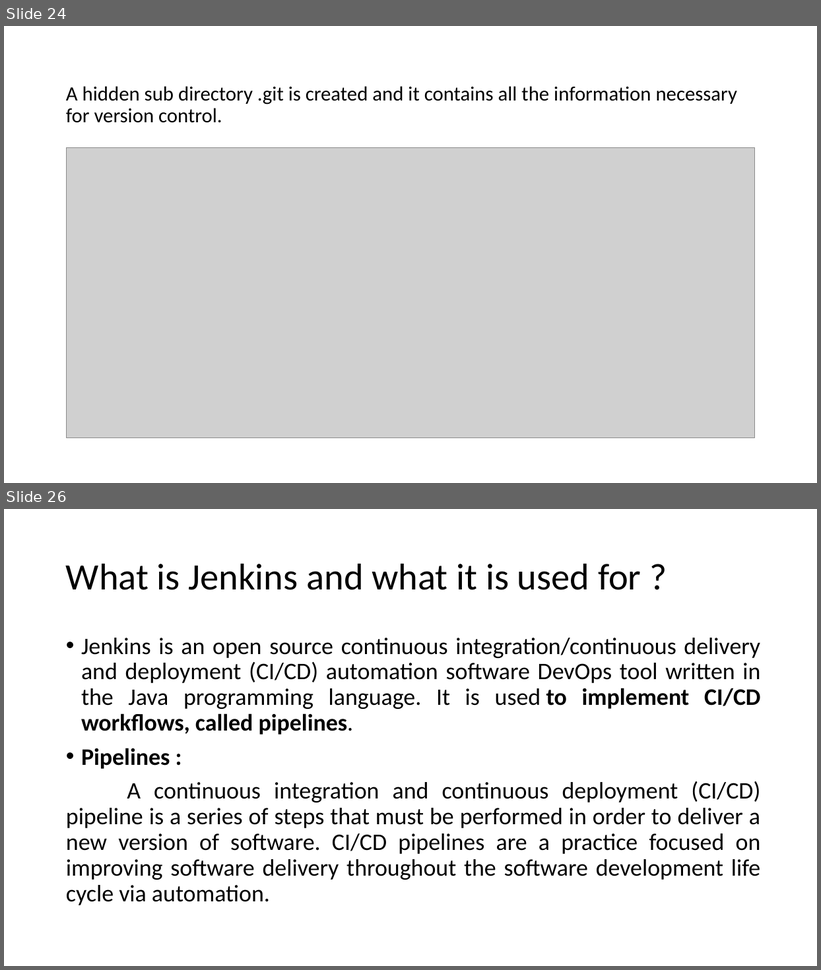
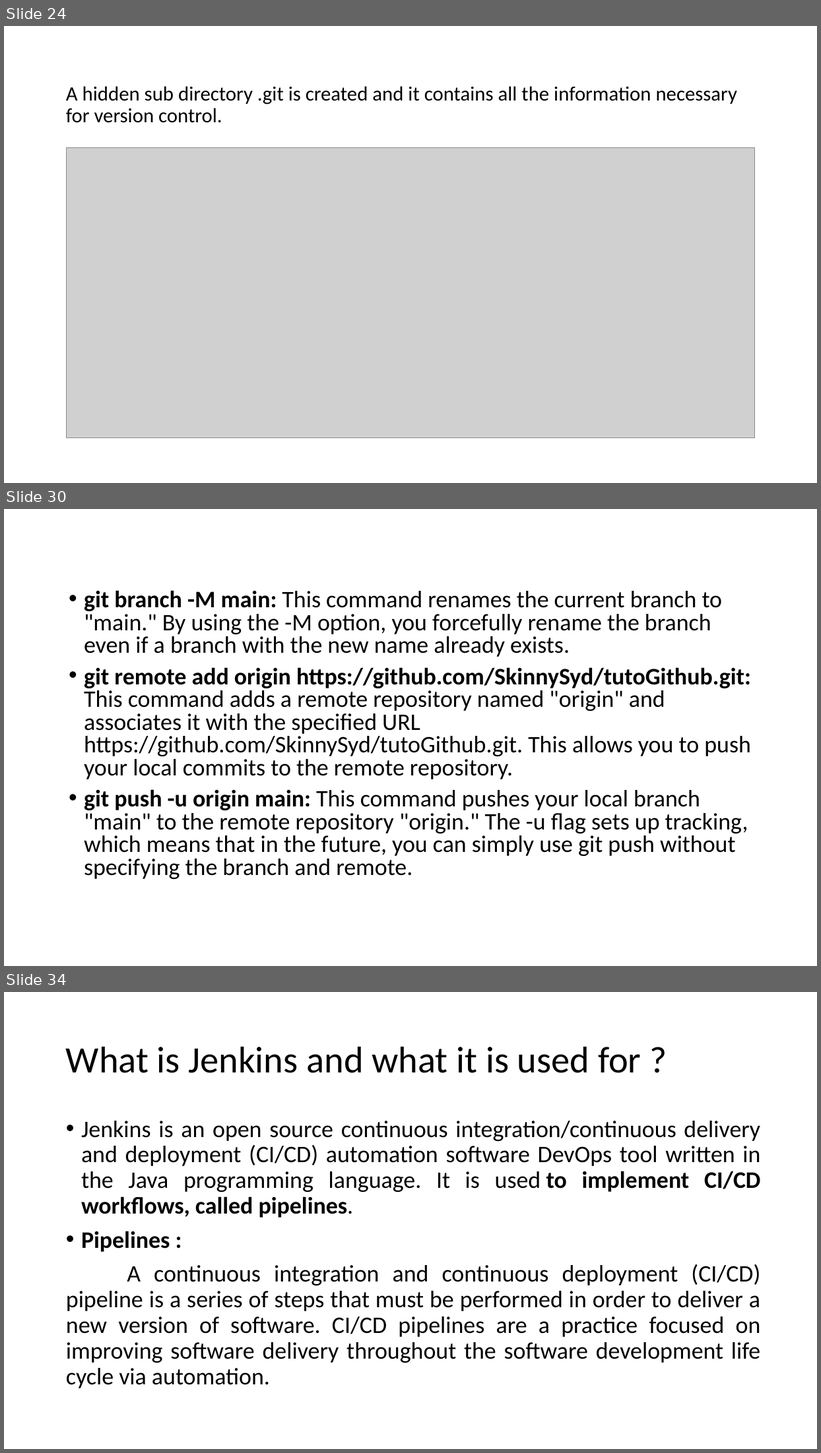
Before and after one commit to SkinnySyd/tutoGithub, a slide deck: Github-tuto.pptx. Shown one above the other, each under a label of ours: slides 24 and 26 before the commit, slides 24, 30 and 34 after it; the slides between them are not shown. The pictures are 821x970 and 821x1453 pixels, drawn with LibreOffice and Linux fonts; fonts in the diff are those of the drawing; grey boxes stand for pictures. Boxes give left, top, right and bottom in pixels: in the first picture for what was removed or moved away, otherwise in the second. Text is boxed around its words. In the diff, an @@ line names an element or a change of style, - is before the commit and + after.

```diff
--- a/Github-tuto.pptx
+++ b/Github-tuto.pptx
@@ slide 30 added at (x1=4, y1=509, x2=817, y2=966), background #FFFFFF @@
@@ text added at (x1=84, y1=590, x2=751, y2=879), 28 pt, text #000000 @@
+• git branch -M main: This command renames the current branch to "main." By using the -M option, you forcefully rename the branch even if a branch with the new name already exists.
+• git remote add origin https://github.com/SkinnySyd/tutoGithub.git: This command adds a remote repository named "origin" and associates it with the specified URL https://github.com/SkinnySyd/tutoGithub.git. This allows you to push your local commits to the remote repository.
+• git push -u origin main: This command pushes your local branch "main" to the remote repository "origin." The -u flag sets up tracking, which means that in the future, you can simply use git push without specifying the branch and remote.
@@ what was slide 26 is now slide 34 @@
```
Also in this commit, not shown: 1 slide changed, 7 other slides added.
